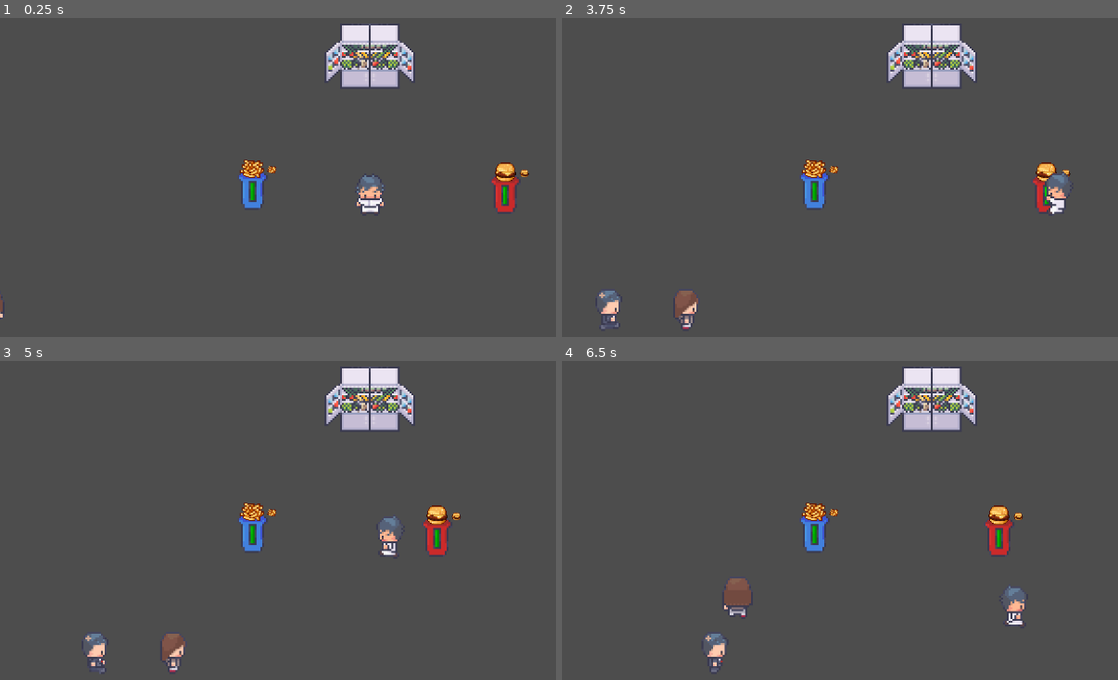
Above: before the commit, frames 1-4 (two rows, left to right).
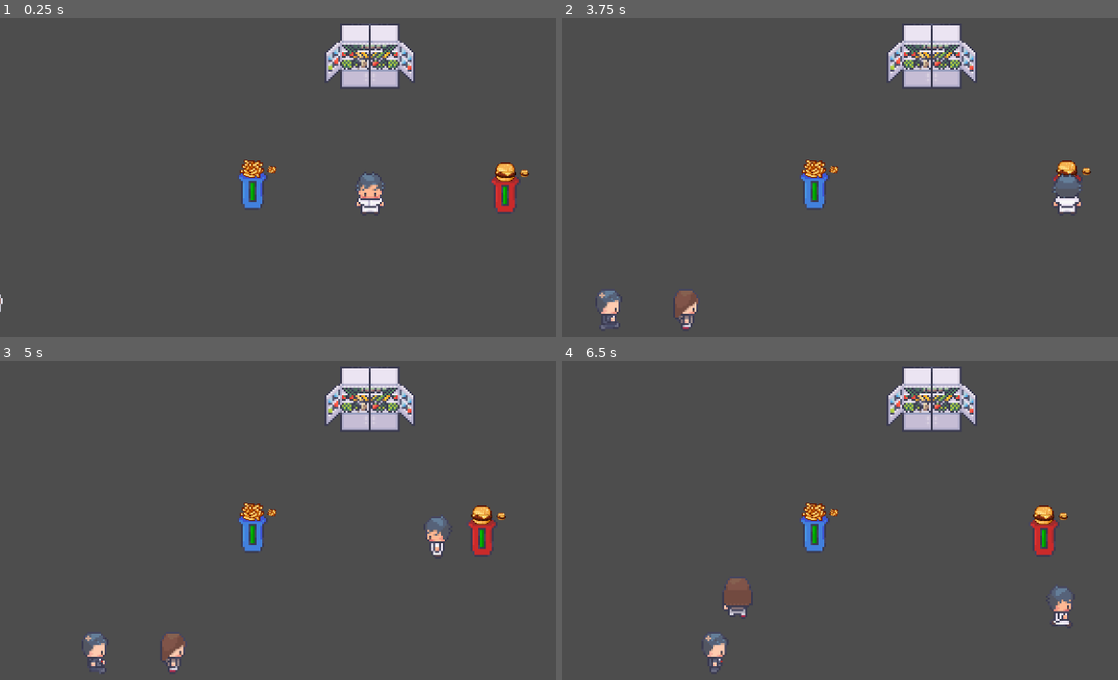
Above: after the commit, the same moments.

Repository: BPaycana/Tower-Defence-Project
Game: Godot game, scene res://scenes/game.tscn
Two runs of this game, one before a commit and one after it. Both use one fixed random seed, a clock stepped at 60 frames per second and the inputs below.
Inputs:
- Up to frame 1 (0.25 s): no input
- Up to frame 2 (3.75 s): hold D (right) 0.53-1.28 s; tap Space (pick_up) every 0.75 s from 0.6 to 3.6 s; hold S (down) 1.28-2.03 s; hold D (right) 2.03-2.78 s; hold W (up) 2.78-3.53 s; hold A (left) from 3.53 s (still down)
- Up to frame 3 (5 s): keep holding A (left); tap Space (pick_up) at 4.35 s
- Up to frame 4 (6.5 s): release A (left) at 5.03 s; hold S (down) 5.03-5.78 s; tap Space (pick_up) at 5.1, 5.85 s; hold D (right) from 5.78 s (still down)

The runs differ from the first frame. In frame 1, 0.2% of the frame differs, in the area x 0-69%, y 48-94%; in frame 2, 0.9%; in frame 3, 1.4%; in frame 4, 1.7%, in the area x 76-92%, y 45-83%.

Commit message:
V0.10
+ Added pick up animation

Diff:
--- a/lunch-time-rush/scenes/entities/customer.tscn
+++ b/lunch-time-rush/scenes/entities/customer.tscn
@@ -1342,7 +1342,7 @@
 }],
 "loop": false,
 "name": &"hurt_down1",
-"speed": 7.0
+"speed": 15.0
 }, {
 "frames": [{
 "duration": 1.0,
@@ -1356,7 +1356,7 @@
 }],
 "loop": false,
 "name": &"hurt_down2",
-"speed": 7.0
+"speed": 15.0
 }, {
 "frames": [{
 "duration": 1.0,
@@ -1370,7 +1370,7 @@
 }],
 "loop": false,
 "name": &"hurt_left1",
-"speed": 7.0
+"speed": 15.0
 }, {
 "frames": [{
 "duration": 1.0,
@@ -1384,7 +1384,7 @@
 }],
 "loop": false,
 "name": &"hurt_left2",
-"speed": 7.0
+"speed": 15.0
 }, {
 "frames": [{
 "duration": 1.0,
@@ -1398,7 +1398,7 @@
 }],
 "loop": false,
 "name": &"hurt_right1",
-"speed": 7.0
+"speed": 15.0
 }, {
 "frames": [{
 "duration": 1.0,
@@ -1412,7 +1412,7 @@
 }],
 "loop": false,
 "name": &"hurt_right2",
-"speed": 7.0
+"speed": 15.0
 }, {
 "frames": [{
 "duration": 1.0,
@@ -1426,7 +1426,7 @@
 }],
 "loop": false,
 "name": &"hurt_up1",
-"speed": 7.0
+"speed": 15.0
 }, {
 "frames": [{
 "duration": 1.0,
@@ -1440,7 +1440,7 @@
 }],
 "loop": false,
 "name": &"hurt_up2",
-"speed": 7.0
+"speed": 15.0
 }, {
 "frames": [{
 "duration": 1.0,
@@ -1645,7 +1645,6 @@
 visible = false
 sprite_frames = SubResource("SpriteFrames_j0f65")
 animation = &"hurt_down1"
-frame_progress = 0.869723
 
 [node name="Customer2" type="AnimatedSprite2D" parent="."]
 visible = false
@@ -1654,7 +1653,7 @@
 
 [node name="Sprites" type="AnimatedSprite2D" parent="."]
 sprite_frames = SubResource("SpriteFrames_4xswj")
-animation = &"walk_down2"
+animation = &"hurt_right2"
 
 [node name="CharacterBody2D" type="CharacterBody2D" parent="." groups=["Customer"]]
 collision_layer = 4
--- a/lunch-time-rush/scenes/entities/player.tscn
+++ b/lunch-time-rush/scenes/entities/player.tscn
@@ -2486,8 +2486,8 @@
 [node name="AnimatedSprite2D" type="AnimatedSprite2D" parent="."]
 y_sort_enabled = true
 sprite_frames = SubResource("SpriteFrames_8uqqf")
-animation = &"drop_object_down"
-frame = 5
+animation = &"grab_object_up"
+autoplay = "idle_down"
 
 [node name="CollisionShape2D" type="CollisionShape2D" parent="."]
 y_sort_enabled = true
@@ -2498,6 +2498,7 @@
 libraries = {
 "": SubResource("AnimationLibrary_ev6kv")
 }
+autoplay = "idle_down"
 
 [node name="StateMachine" type="Node" parent="." node_paths=PackedStringArray("initial_state")]
 script = ExtResource("3_fbp8r")
@@ -2525,6 +2526,8 @@
 scale = Vector2(0.9, 0.9)
 shape = SubResource("CapsuleShape2D_wl2db")
 
+[connection signal="animation_finished" from="AnimationPlayer" to="." method="_on_animation_player_animation_finished"]
+[connection signal="animation_finished" from="AnimationPlayer" to="StateMachine/movement" method="_on_animation_player_animation_finished"]
 [connection signal="area_entered" from="PickUpRange" to="." method="_on_pick_up_range_area_entered"]
 [connection signal="area_exited" from="PickUpRange" to="." method="_on_pick_up_range_area_exited"]
 [connection signal="body_entered" from="PickUpRange" to="." method="_on_pick_up_range_body_entered"]
--- a/lunch-time-rush/scenes/food.gd
+++ b/lunch-time-rush/scenes/food.gd
@@ -8,7 +8,7 @@
 @onready var drink: Sprite2D = $Drink
 
 @export var speed: float
-@export var range: float
+@export var delete_range: float
 
 var food_type: FoodType
 var travelledDistance = 0
@@ -28,7 +28,7 @@
 	position += direction * speed * delta
 
 	travelledDistance += speed * delta
-	if travelledDistance > range:
+	if travelledDistance > delete_range:
 		queue_free()
 
 func _on_body_entered(body: Node2D) -> void:
--- a/lunch-time-rush/scenes/food.tscn
+++ b/lunch-time-rush/scenes/food.tscn
@@ -12,8 +12,8 @@
 collision_layer = 8
 collision_mask = 4
 script = ExtResource("1_qgr3f")
-speed = 100.0
-range = 100.0
+speed = 1000.0
+delete_range = 1000.0
 
 [node name="Burger" type="Sprite2D" parent="."]
 visible = false
--- a/lunch-time-rush/scripts/customer.gd
+++ b/lunch-time-rush/scripts/customer.gd
@@ -46,16 +46,20 @@
 		match direction.normalized():
 			Vector2.LEFT:
 				sprites.play("hurt_left" + str(skin))
-				sprites.animation_finished
+				await sprites.animation_finished
+				anim_finished = true
 			Vector2.RIGHT:
 				sprites.play("hurt_right" + str(skin))
-				sprites.animation_finished
+				await sprites.animation_finished
+				anim_finished = true
 			Vector2.DOWN:
 				sprites.play("hurt_down" + str(skin))
-				sprites.animation_finished
+				await sprites.animation_finished
+				anim_finished = true
 			Vector2.UP:
 				sprites.play("hurt_up" + str(skin))
-				sprites.animation_finished
+				await sprites.animation_finished
+				anim_finished = true
 
 	if hp <= 0:
 		destroy()
@@ -63,8 +67,8 @@
 func destroy():
 	queue_free()
 
-func _on_sprites_animation_finished() -> void:
-	anim_finished = true
+#func _on_sprites_animation_finished() -> void:
+	#anim_finished = true
 
 func set_customer(_food_type: FoodType, _food_amount: int):
 	food_type = _food_type
--- a/lunch-time-rush/scripts/food_bar.gd
+++ b/lunch-time-rush/scripts/food_bar.gd
@@ -7,5 +7,5 @@
 	min_value = parent.food_min
 	max_value = parent.food_max
 
-func _process(delta: float) -> void:
+func _process(_delta: float) -> void:
 	self.value = parent.food_amount
--- a/lunch-time-rush/scripts/food_station.gd
+++ b/lunch-time-rush/scripts/food_station.gd
@@ -6,7 +6,7 @@
 func _ready() -> void:
 	player = get_tree().get_first_node_in_group("Player")
 
-func _process(delta: float) -> void:
+func _process(_delta: float) -> void:
 	if Input.is_action_just_pressed("pick_up") && is_in_food_station && !player.pick_up:
 		player._pick_up_food()
 
--- a/lunch-time-rush/scripts/player.gd
+++ b/lunch-time-rush/scripts/player.gd
@@ -3,6 +3,7 @@
 
 @onready var pick_up_point: Marker2D = $PickUpPoint
 @onready var pick_up_range: Area2D = $PickUpRange
+@onready var animation_player: AnimationPlayer = $AnimationPlayer
 
 @onready var box: Sprite2D = $PickUpPoint/Box
 
@@ -12,14 +13,9 @@
 var has_food = false
 var food_box
 var tower
+var anim_finished = true
 
-
-
-#func _ready() -> void:
-	#animation_tree.set("parameters/Idle/blend_position", starting_direction)
-
-func _physics_process(delta: float) -> void:
-
+func _physics_process(_delta: float) -> void:
 #	Pick up tower
 	if  !pick_up && in_range && tower != null && Input.is_action_just_pressed("pick_up") && !has_food:
 		_pick_up(tower)
@@ -34,7 +30,7 @@
 		_put_down(tower)
 		tower.picked_up = false
 
-func _pick_up(tower):
+func _pick_up(_pick_up_tower):
 	#Reparents the tower and sets its position on the player
 	tower.call_deferred("reparent", self.pick_up_point)
 	tower.position = pick_up_point.global_position
@@ -43,24 +39,23 @@
 	pick_up = true
 
 func _pick_up_food():
-	box.set_visible(true)
-	has_food = true
+	if !in_range:
+		box.set_visible(true)
+		has_food = true
 
-
-func _put_down(tower):
+func _put_down(_put_down_tower):
 	#Unparents the tower
 	tower.call_deferred("reparent", self.get_parent())
 
 	await get_tree().create_timer(0.1).timeout
 	pick_up = false
 
-func refill(tower):
+func refill(_refill_tower):
 	#Refills the tower's food amount
 	tower.food_amount = tower.food_max
 	box.set_visible(false)
 	has_food = false
 	pick_up = false
-
 
 func _on_pick_up_range_area_entered(area: Area2D) -> void:
 	if !pick_up && area.is_in_group("Towers"):
--- a/lunch-time-rush/scripts/player_states/player_idle.gd
+++ b/lunch-time-rush/scripts/player_states/player_idle.gd
@@ -21,8 +21,11 @@
 
 func Update(_delta:float):
 
-	if(Input.get_vector("left","right","up","down").normalized()):
+	if(Input.get_vector("left","right","up","down").normalized()) && player.anim_finished:
 		state_transition.emit(self, "movement")
 
-	if player.in_range && Input.is_action_just_pressed("pick_up"):
+	if player.has_food:
 		state_transition.emit(self, "pick_up")
+
+	if player.in_range && Input.is_action_just_pressed("pick_up") && player.anim_finished:
+		state_transition.emit(self, "pick_up")
--- a/lunch-time-rush/scripts/player_states/player_movement.gd
+++ b/lunch-time-rush/scripts/player_states/player_movement.gd
@@ -10,7 +10,7 @@
 func Enter():
 	player = get_tree().get_first_node_in_group("Player")
 
-func Update(delta : float):
+func Update(_delta : float):
 
 #Movement
 	direction.x = Input.get_axis("left","right")
@@ -41,5 +41,5 @@
 	if player.in_range && Input.is_action_just_pressed("pick_up"):
 		state_transition.emit(self, "pick_up")
 
-	if player.has_food:
+	if player.has_food || player.pick_up:
 		state_transition.emit(self, "pick_up")
--- a/lunch-time-rush/scripts/player_states/player_pick_up.gd
+++ b/lunch-time-rush/scripts/player_states/player_pick_up.gd
@@ -13,20 +13,27 @@
 var pick_up_down = Vector2(0, 1)
 
 func Enter():
+	# Assigns player
 	player = get_tree().get_first_node_in_group("Player")
+	pick_up_animation()
 
-func Update(delta : float):
+
+func Update(_delta : float):
+	if not player.anim_finished:
+		return
 
 #Movement
-	direction.x = Input.get_axis("left","right")
-	direction.y = Input.get_axis("up","down")
+	if player.anim_finished:
+		direction.x = Input.get_axis("left","right")
+		direction.y = Input.get_axis("up","down")
 
-	if direction:
-		player.velocity = direction * speed
-		player.player_direction = direction
-	else:
-		player.velocity = player.velocity.move_toward(Vector2.ZERO, speed)
-	player.move_and_slide()
+		if direction:
+			player.velocity = direction * speed
+			player.player_direction = direction
+			player.move_and_slide()
+		else:
+			player.velocity = player.velocity.move_toward(Vector2.ZERO, speed)
+
 
 
 #Animations
@@ -43,7 +50,29 @@
 		Vector2.UP:
 			animator.play("walk_with_object_up")
 			pick_up_point.position = pick_up_up
+		Vector2.DOWN + Vector2.LEFT:
+			animator.play("walk_with_object_down")
+			pick_up_point.position = pick_up_down
+		Vector2.DOWN + Vector2.RIGHT:
+			animator.play("walk_with_object_down")
+			pick_up_point.position = pick_up_down
+		Vector2.UP + Vector2.LEFT:
+			animator.play("walk_with_object_up")
+			pick_up_point.position = pick_up_up
+		Vector2.UP + Vector2.LEFT:
+			animator.play("walk_with_object_up")
+			pick_up_point.position = pick_up_up
 
-	if Input.is_action_just_pressed("pick_up"):
+	if !player.has_food && !player.pick_up:
 		await get_tree().create_timer(0.1).timeout
 		state_transition.emit(self, "movement")
+
+
+func pick_up_animation():
+
+	#Plays pick up animation
+	pick_up_point.position = pick_up_up
+	player.anim_finished = false
+	animator.play("grab_object_up", -1, 2.0)
+	await animator.animation_finished
+	player.anim_finished = true
--- a/lunch-time-rush/scripts/tower.gd
+++ b/lunch-time-rush/scripts/tower.gd
@@ -18,7 +18,7 @@
 func _ready() -> void:
 	food_amount = food_max
 
-func _physics_process(delta: float) -> void:
+func _physics_process(_delta: float) -> void:
 
 	if enemy_array.size() != 0:
 		select_enemy()
@@ -62,7 +62,6 @@
 	if body.is_in_group("Customer"):
 		if body.get_parent().food_type == food_type:
 			enemy_array.append(body.get_parent())
-			print(enemy_array)
 
 func _on_range_body_exited(body: Node2D) -> void:
 	#Removes enemy in area array
